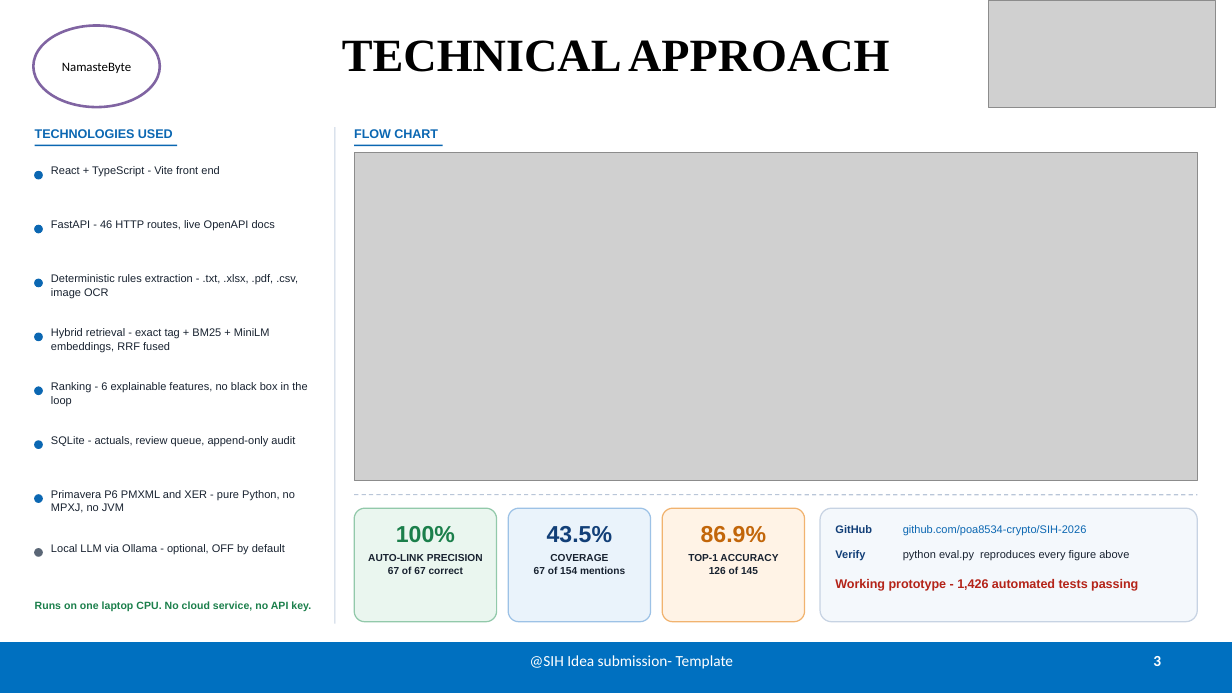
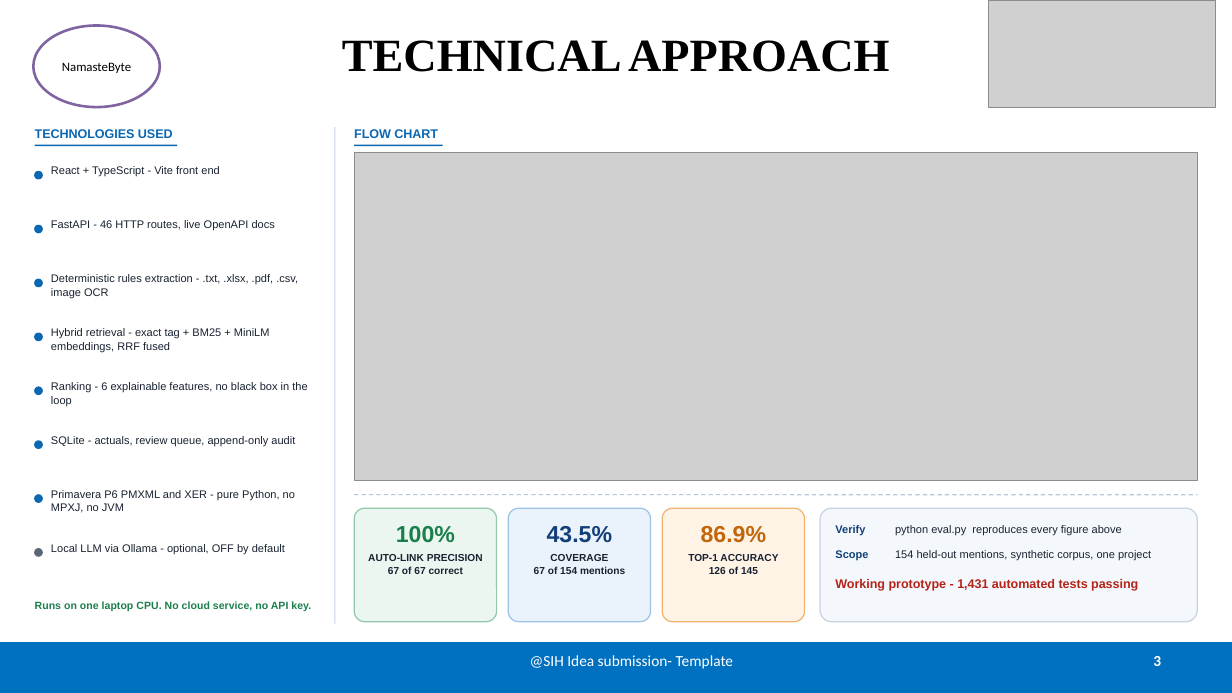
Before and after one commit to poa8534-crypto/SIH-2026, a slide deck: slide 3 of deliverables/NAVIS_SIH2026_NamasteByte_FINAL.pptx. Drawn at 1232x693 pixels with LibreOffice and Linux fonts; fonts in the diff are those of the drawing; grey boxes stand for pictures. Boxes give left, top, right and bottom in pixels: in the first picture for what was removed or moved away, otherwise in the second. Text is boxed around its words. In the diff, an @@ line names an element or a change of style, - is before the commit and + after.

```diff
--- a/deliverables/NAVIS_SIH2026_NamasteByte_FINAL.pptx
+++ b/deliverables/NAVIS_SIH2026_NamasteByte_FINAL.pptx
@@ text "Verify": place and size @@
-text "Verify" at <box>835,550,865,561</box>
+text "Verify" at <box>835,525,865,536</box>
@@ text removed at <box>835,525,872,533</box> @@
-GitHub
@@ text "python eval.py reproduces every figure ...": place and size @@
-text "python eval.py reproduces every figure ..." at <box>903,550,1129,561</box>
+text "python eval.py reproduces every figure ..." at <box>895,525,1122,536</box>
@@ text removed at <box>903,525,1087,536</box> @@
-github.com/poa8534-crypto/SIH-2026
@@ text added at <box>835,550,868,561</box>, 8.6 pt, text #123F78, bold @@
+Scope
@@ text added at <box>895,550,1151,561</box>, 8.6 pt, text #182230 @@
+154 held-out mentions, synthetic corpus, one project
@@ text at <box>835,579,1138,591</box>: text changed @@
-Working prototype - 1,426 automated tests passing
+Working prototype - 1,431 automated tests passing
```
Also in this commit, not shown: 2 other slides changed, 19 other files.
